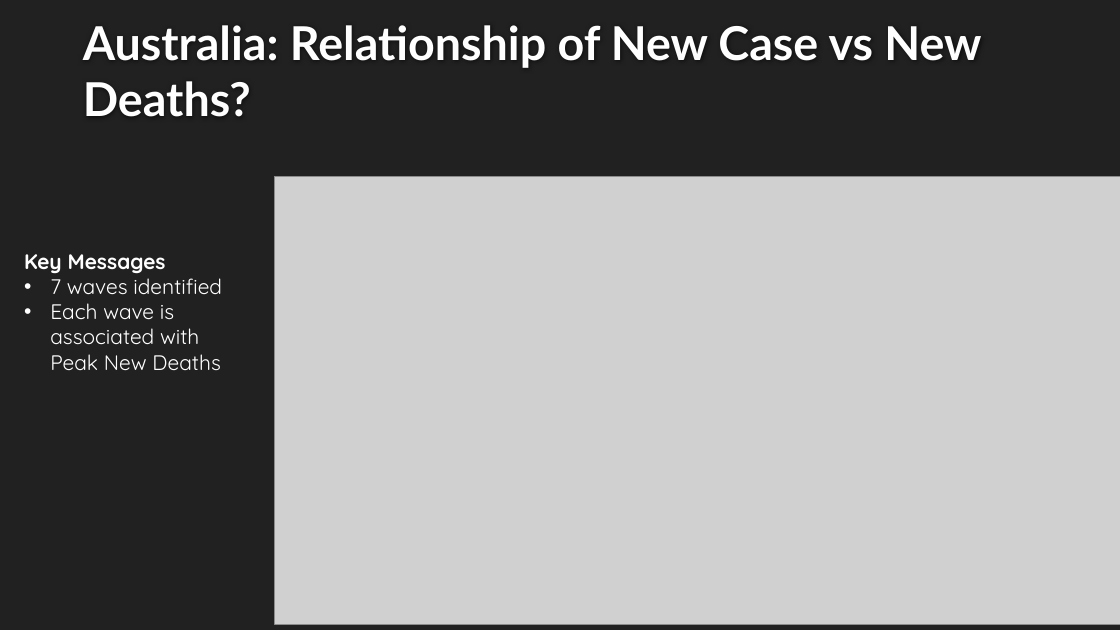
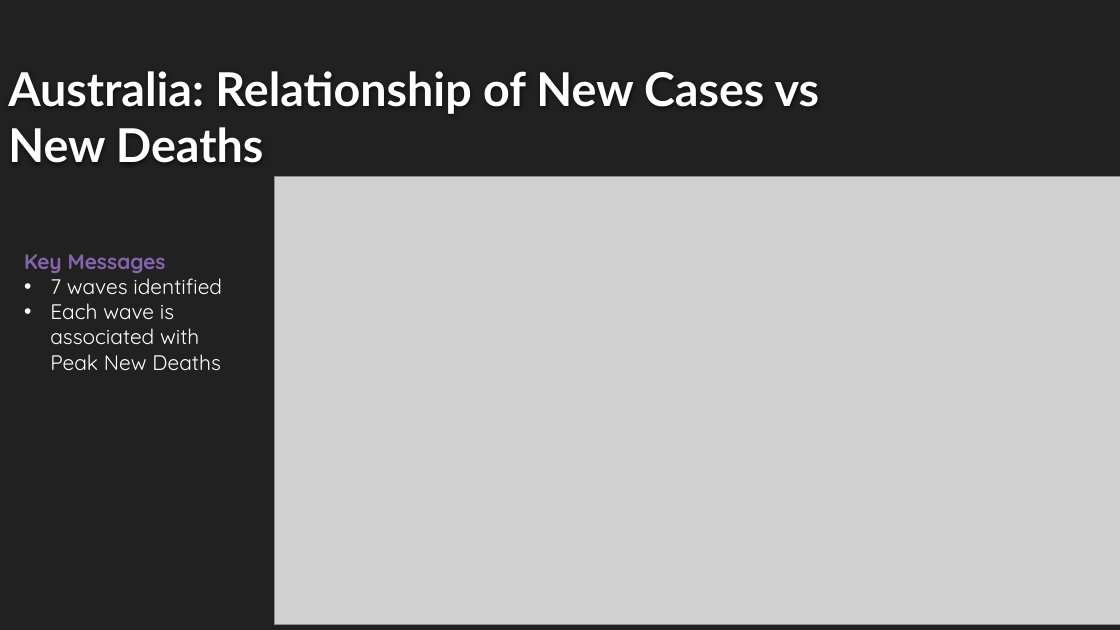
Before and after one commit to cmorrow28/project_one, a slide deck: slide 6 of Covid19_Presentation_Final.pptx. Drawn at 1120x630 pixels with LibreOffice and Linux fonts; fonts in the diff are those of the drawing; grey boxes stand for pictures; background and template pictures are left out. Boxes give left, top, right and bottom in pixels: in the first picture for what was removed or moved away, otherwise in the second. Text is boxed around its words. In the diff, an @@ line names an element or a change of style, - is before the commit and + after.

```diff
--- a/Covid19_Presentation_Final.pptx
+++ b/Covid19_Presentation_Final.pptx
@@ title at (8,71,820,163): text changed @@
-Australia: Relationship of New Case vs New Deaths?
+Australia: Relationship of New Cases vs New Deaths
@@ text at (24,254,166,273): text colour #FFFFFF to #8664B0 in "Key Messages" @@
```
Also in this commit, not shown: 10 other slides changed.
